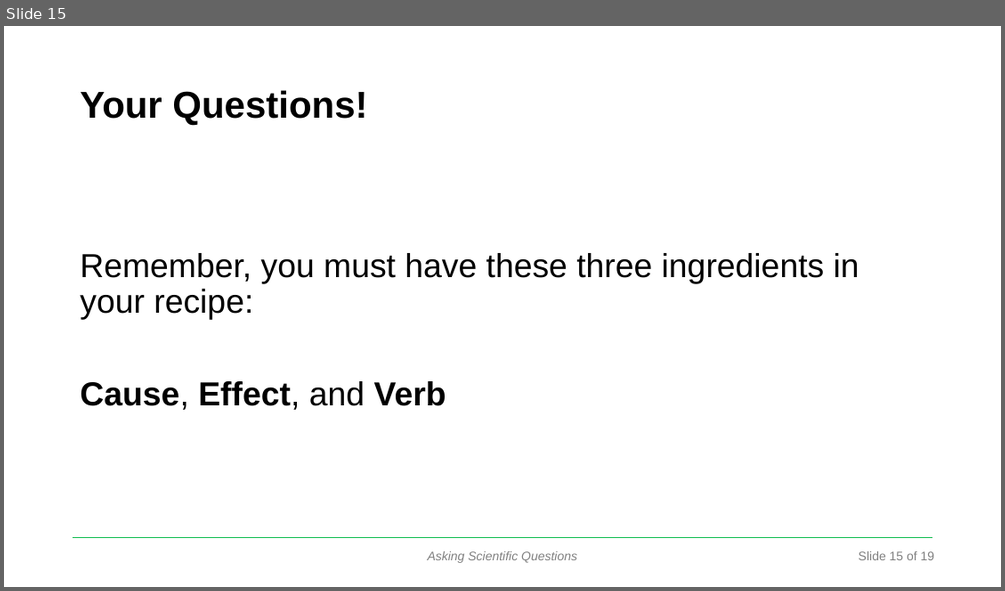
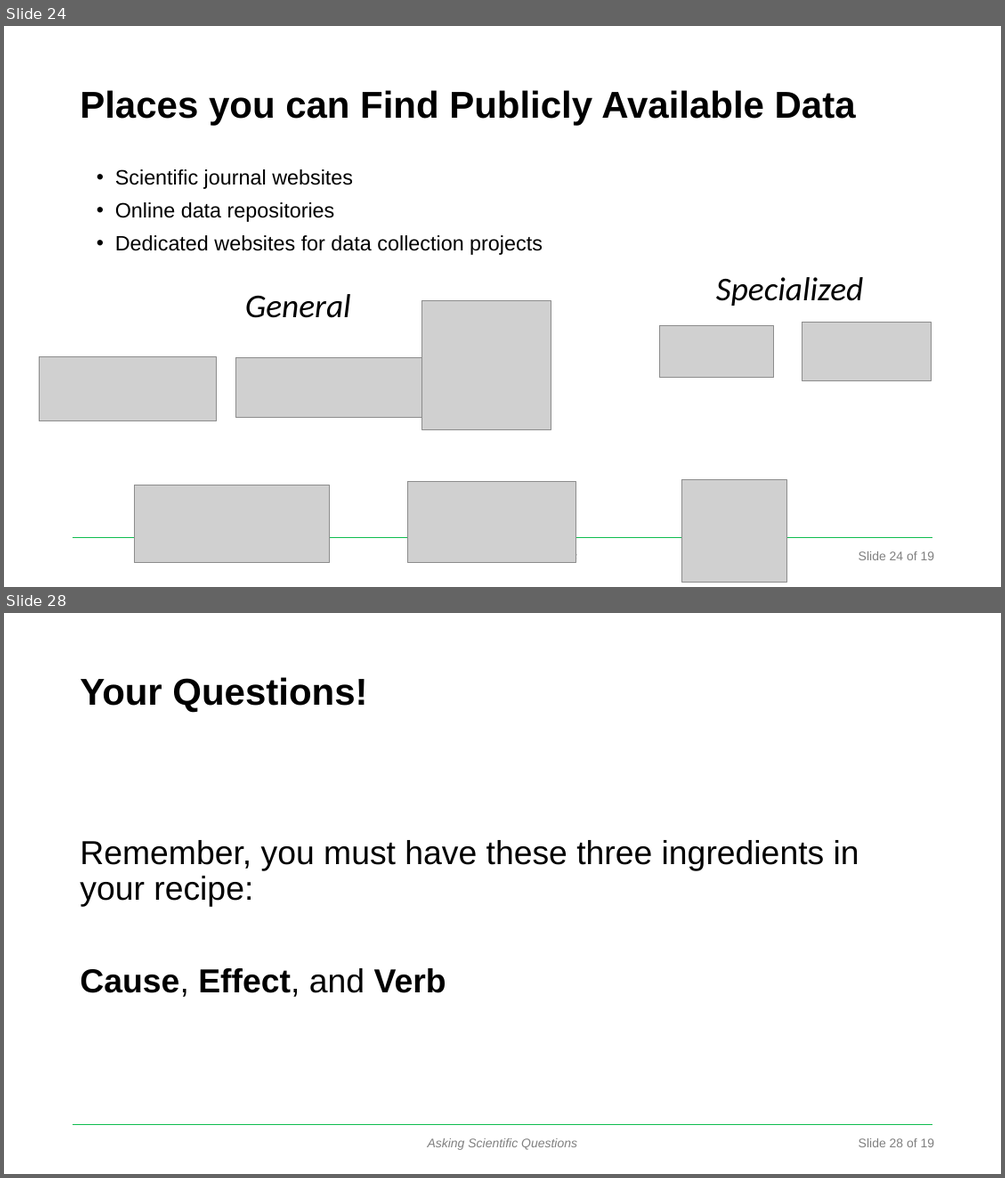
Before and after one commit to DataInvestigations/class_materials, a slide deck: lectures/le2_ask a question lecture/AskingQuestions-ppt-act.pptx. Shown one above the other, each under a label of ours: slide 15 before the commit, slides 24 and 28 after it; the slides between them are not shown. The pictures are 1005x591 and 1005x1178 pixels, drawn with LibreOffice and Linux fonts; fonts in the diff are those of the drawing; grey boxes stand for pictures; background and template pictures are left out. Boxes give left, top, right and bottom in pixels: in the first picture for what was removed or moved away, otherwise in the second. Text is boxed around its words. In the diff, an @@ line names an element or a change of style, - is before the commit and + after.

```diff
--- a/lectures/le2_ask a question lecture/AskingQuestions-ppt-act.pptx
+++ b/lectures/le2_ask a question lecture/AskingQuestions-ppt-act.pptx
@@ slide 24 added at (4,26,1001,587), background #FFFFFF; not listed: 3 template elements that a slide beside it also shows @@
@@ title added at (80,90,856,125), 36 pt, text #000000, bold @@
+Places you can Find Publicly Available Data
@@ text added at (115,169,542,255), 20 pt, text #000000 @@
+• Scientific journal websites
+• Online data repositories
+• Dedicated websites for data collection projects
@@ text added at (716,277,864,305), 32 pt, text #000000, italic @@
+Specialized
@@ text added at (245,294,351,318), 32 pt, text #000000, italic @@
+General
@@ picture added at (422,300,551,430) @@
@@ picture added at (660,325,774,378) @@
@@ picture added at (802,322,931,380) @@
@@ picture added at (39,356,217,421) @@
@@ picture added at (235,357,421,417) @@
@@ picture added at (682,479,787,581) @@
@@ picture added at (134,484,329,562) @@
@@ picture added at (408,482,576,562) @@
@@ what was slide 15 is now slide 28 @@
@@ text at (858,1138,935,1147): text changed @@
-Slide 15 of 19
+Slide 28 of 19
```
Also in this commit, not shown: 1 slide changed, 12 other slides added, 39 other files.
